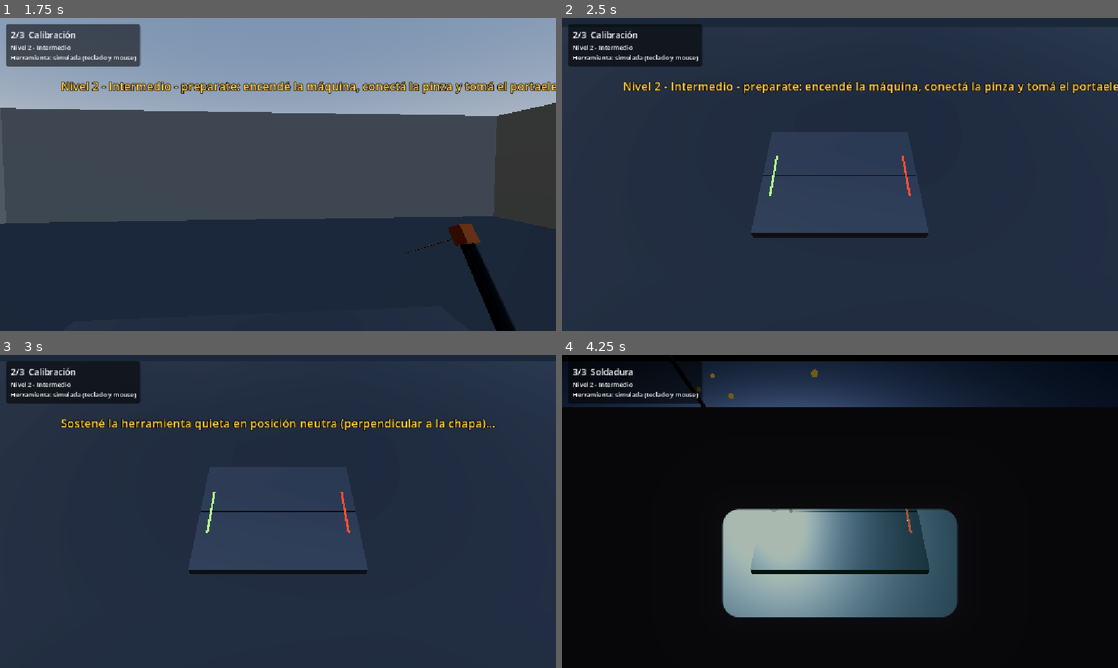
Above: before the commit, frames 1-4 (two rows, left to right).
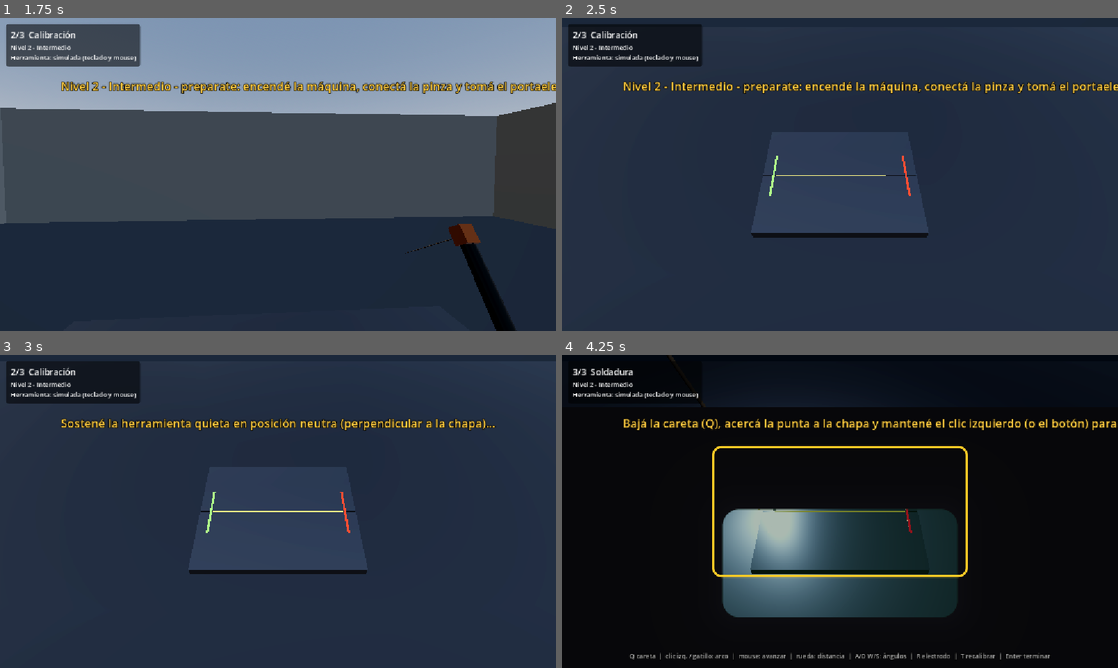
Above: after the commit, the same moments.

Repository: lucho-albanez/Trabajo_integrador_RV
Game: Godot game, scene res://tests/test_runner.tscn
Two runs of this game, one before a commit and one after it. Both use one fixed random seed, a clock stepped at 60 frames per second and the inputs below. This scene is started directly instead of the project's main scene.
Inputs (mouse positions are in pixels of both pictures, inside the frame that each line leads up to):
- Up to frame 1 (1.75 s): tap Enter (finish_exercise) at 0.5 s; move the mouse to (400, 158) at 0.52 s; press the mouse at (400, 158) at 0.53 s; hold D (right) 0.53-1.25 s; tap Space (jump) at 0.77 s; release the mouse at (400, 158) at 1.25 s; tap F (start_exercise) at 1.25 s; drag from (166, 190) to (250, 237) at 1.27 s
- Up to frame 2 (2.5 s): move the mouse to (851, 168) at 2.02 s; hold W (forward) from 2.03 s (still down); hold Ctrl (crouch) from 2.03 s (still down)
- Up to frame 3 (3 s): keep holding W (forward); move the mouse to (272, 517) at 2.77 s; release Ctrl (crouch) at 2.78 s; tap Enter (finish_exercise) at 2.85 s
- Up to frame 4 (4.25 s): keep holding W (forward); tap Space (jump) at 3.02, 3.77 s; tap Y (reset_yaw) at 3.5 s; move the mouse to (878, 514) at 3.52 s; hold E (interact) from 3.53 s (still down)

Frame 1 is identical in both runs. In frame 2, less than 0.1% of the frame differs, in the area x 38-59%, y 50-51%; in frame 3, 0.1%; in frame 4, 23%, in the area x 0-100%, y 2-98%.

Commit message:
ajuste de iluminacion del arco y retroalimentacion de posicion del electrodo

Diff:
--- a/simulacion_godot/trabajo-final-rv/Scenes/Coupon.tscn
+++ b/simulacion_godot/trabajo-final-rv/Scenes/Coupon.tscn
@@ -33,9 +33,19 @@
 material = SubResource("StandardMaterial3D_red")
 size = Vector3(0.0025, 0.0004, 0.06)
 
-[node name="Coupon" type="Node3D" node_paths=PackedStringArray("bead")]
+[sub_resource type="StandardMaterial3D" id="StandardMaterial3D_guide"]
+shading_mode = 0
+albedo_color = Color(1, 0.95, 0.3, 0.9)
+transparency = 1
+
+[sub_resource type="BoxMesh" id="BoxMesh_guide"]
+material = SubResource("StandardMaterial3D_guide")
+size = Vector3(0.15, 0.0002, 0.0007)
+
+[node name="Coupon" type="Node3D" node_paths=PackedStringArray("bead", "guide")]
 script = ExtResource("1_coupon")
 bead = NodePath("Bead")
+guide = NodePath("Guide")
 
 [node name="Plates" type="StaticBody3D" parent="."]
 collision_layer = 1
@@ -67,3 +77,7 @@
 
 [node name="Bead" type="MeshInstance3D" parent="."]
 script = ExtResource("2_bead")
+
+[node name="Guide" type="MeshInstance3D" parent="."]
+transform = Transform3D(1, 0, 0, 0, 1, 0, 0, 0, 1, 0, 0.0004, 0)
+mesh = SubResource("BoxMesh_guide")
--- a/simulacion_godot/trabajo-final-rv/Scenes/Main_scene.tscn
+++ b/simulacion_godot/trabajo-final-rv/Scenes/Main_scene.tscn
@@ -66,111 +66,111 @@
 material = SubResource("StandardMaterial3D_wall")
 size = Vector3(0.4, 3.5, 16)
 
-[node name="Exercise" type="Node3D" unique_id=1492890275]
+[node name="Exercise" type="Node3D" unique_id=1331032789]
 
-[node name="WorldEnvironment" type="WorldEnvironment" parent="." unique_id=1675619062 groups=["world_environment"]]
+[node name="WorldEnvironment" type="WorldEnvironment" parent="." unique_id=1394106439 groups=["world_environment"]]
 environment = SubResource("Environment_main")
 
-[node name="DirectionalLight3D" type="DirectionalLight3D" parent="." unique_id=1291602439]
+[node name="DirectionalLight3D" type="DirectionalLight3D" parent="." unique_id=619635773]
 transform = Transform3D(1, 0, 0, 0, 0.5, -0.866025, 0, 0.866025, 0.5, 0, 6, 0)
 light_color = Color(1, 0.95, 0.88, 1)
 shadow_enabled = true
 
-[node name="Room" type="Node3D" parent="." unique_id=423208968]
+[node name="Room" type="Node3D" parent="." unique_id=1891400636]
 
-[node name="Floor" type="StaticBody3D" parent="Room" unique_id=1104314321]
+[node name="Floor" type="StaticBody3D" parent="Room" unique_id=1698063309]
 transform = Transform3D(1, 0, 0, 0, 1, 0, 0, 0, 1, 0, -0.25, 0)
 collision_mask = 0
 
-[node name="CollisionShape3D" type="CollisionShape3D" parent="Room/Floor" unique_id=40735886]
+[node name="CollisionShape3D" type="CollisionShape3D" parent="Room/Floor" unique_id=48113274]
 shape = SubResource("BoxShape3D_Floor")
 
-[node name="Mesh" type="MeshInstance3D" parent="Room/Floor" unique_id=959785614]
+[node name="Mesh" type="MeshInstance3D" parent="Room/Floor" unique_id=1369235357]
 mesh = SubResource("BoxMesh_Floor")
 
-[node name="WallN" type="StaticBody3D" parent="Room" unique_id=344508989]
+[node name="WallN" type="StaticBody3D" parent="Room" unique_id=351806176]
 transform = Transform3D(1, 0, 0, 0, 1, 0, 0, 0, 1, 0, 1.75, 8.2)
 collision_mask = 0
 
-[node name="CollisionShape3D" type="CollisionShape3D" parent="Room/WallN" unique_id=2071904167]
+[node name="CollisionShape3D" type="CollisionShape3D" parent="Room/WallN" unique_id=652400822]
 shape = SubResource("BoxShape3D_WallN")
 
-[node name="Mesh" type="MeshInstance3D" parent="Room/WallN" unique_id=2093554619]
+[node name="Mesh" type="MeshInstance3D" parent="Room/WallN" unique_id=1070187571]
 mesh = SubResource("BoxMesh_WallN")
 
-[node name="WallS" type="StaticBody3D" parent="Room" unique_id=1409009688]
+[node name="WallS" type="StaticBody3D" parent="Room" unique_id=1136654359]
 transform = Transform3D(1, 0, 0, 0, 1, 0, 0, 0, 1, 0, 1.75, -8.2)
 collision_mask = 0
 
-[node name="CollisionShape3D" type="CollisionShape3D" parent="Room/WallS" unique_id=1432705882]
+[node name="CollisionShape3D" type="CollisionShape3D" parent="Room/WallS" unique_id=450144509]
 shape = SubResource("BoxShape3D_WallS")
 
-[node name="Mesh" type="MeshInstance3D" parent="Room/WallS" unique_id=2100545154]
+[node name="Mesh" type="MeshInstance3D" parent="Room/WallS" unique_id=196867107]
 mesh = SubResource("BoxMesh_WallS")
 
-[node name="WallE" type="StaticBody3D" parent="Room" unique_id=749640787]
+[node name="WallE" type="StaticBody3D" parent="Room" unique_id=1934350421]
 transform = Transform3D(1, 0, 0, 0, 1, 0, 0, 0, 1, 8.2, 1.75, 0)
 collision_mask = 0
 
-[node name="CollisionShape3D" type="CollisionShape3D" parent="Room/WallE" unique_id=14066664]
+[node name="CollisionShape3D" type="CollisionShape3D" parent="Room/WallE" unique_id=1056926998]
 shape = SubResource("BoxShape3D_WallE")
 
-[node name="Mesh" type="MeshInstance3D" parent="Room/WallE" unique_id=58363857]
+[node name="Mesh" type="MeshInstance3D" parent="Room/WallE" unique_id=1933126028]
 mesh = SubResource("BoxMesh_WallE")
 
-[node name="WallW" type="StaticBody3D" parent="Room" unique_id=1186306346]
+[node name="WallW" type="StaticBody3D" parent="Room" unique_id=1922289003]
 transform = Transform3D(1, 0, 0, 0, 1, 0, 0, 0, 1, -8.2, 1.75, 0)
 collision_mask = 0
 
-[node name="CollisionShape3D" type="CollisionShape3D" parent="Room/WallW" unique_id=2083283842]
+[node name="CollisionShape3D" type="CollisionShape3D" parent="Room/WallW" unique_id=203631346]
 shape = SubResource("BoxShape3D_WallW")
 
-[node name="Mesh" type="MeshInstance3D" parent="Room/WallW" unique_id=860141016]
+[node name="Mesh" type="MeshInstance3D" parent="Room/WallW" unique_id=1315333102]
 mesh = SubResource("BoxMesh_WallW")
 
-[node name="TableMachine" parent="." unique_id=1575364154 instance=ExtResource("5_table")]
+[node name="TableMachine" parent="." unique_id=1042698935 instance=ExtResource("5_table")]
 transform = Transform3D(1, 0, 0, 0, 1, 0, 0, 0, 1, -3, 0, 2)
 
-[node name="TableWork" parent="." unique_id=542852840 instance=ExtResource("5_table")]
+[node name="TableWork" parent="." unique_id=262717572 instance=ExtResource("5_table")]
 transform = Transform3D(1, 0, 0, 0, 1, 0, 0, 0, 1, 0, 0, 2)
 
-[node name="Coupon" parent="." unique_id=117206350 instance=ExtResource("6_coupon")]
+[node name="Coupon" parent="." unique_id=1214910704 instance=ExtResource("6_coupon")]
 transform = Transform3D(-1, 0, 0, 0, 1, 0, 0, 0, -1, 0, 0.91, 2)
 
-[node name="WeldingSpot" parent="." unique_id=1918721138 instance=ExtResource("7_spot")]
+[node name="WeldingSpot" parent="." unique_id=1457512944 instance=ExtResource("7_spot")]
 transform = Transform3D(1, 0, 0, 0, 1, 0, 0, 0, 1, 0, 0, 1.35)
 
-[node name="WeldingMachine" parent="." unique_id=2089078012 instance=ExtResource("2_machine")]
+[node name="WeldingMachine" parent="." unique_id=1350485109 instance=ExtResource("2_machine")]
 transform = Transform3D(-1, 0, 0, 0, 1, 0, 0, 0, -1, -3.5, 1.1255, 2)
 
-[node name="GroundClamp" parent="." unique_id=225938480 instance=ExtResource("4_clamp")]
+[node name="GroundClamp" parent="." unique_id=933413573 instance=ExtResource("4_clamp")]
 transform = Transform3D(0, 0, 1, 0, 1, 0, -1, 0, 0, -2.3, 0.93, 1.85)
 
-[node name="ElectrodeHolder" parent="." unique_id=567829816 instance=ExtResource("3_holder")]
+[node name="ElectrodeHolder" parent="." unique_id=759443394 instance=ExtResource("3_holder")]
 transform = Transform3D(0, 1, 0, -1, 0, 0, 0, 0, 1, -2.7, 0.96, 2.1)
 
-[node name="Player" parent="." unique_id=354801996 instance=ExtResource("1_player")]
+[node name="Player" parent="." unique_id=1607863173 instance=ExtResource("1_player")]
 transform = Transform3D(-1, 0, 0, 0, 1, 0, 0, 0, -1, -1.2, 0.02, 0.3)
 
-[node name="CableElectrode" type="MeshInstance3D" parent="." unique_id=1067163366 node_paths=PackedStringArray("start_node", "end_node")]
+[node name="CableElectrode" type="MeshInstance3D" parent="." unique_id=1160832328 node_paths=PackedStringArray("start_node", "end_node")]
 script = ExtResource("8_cable")
 start_node = NodePath("../WeldingMachine/FrontPanel/TerminalPos")
 end_node = NodePath("../ElectrodeHolder/CablePoint")
 sag_factor = 0.4
 cable_color = Color(0.85, 0.35, 0.05, 1)
 
-[node name="CableGround" type="MeshInstance3D" parent="." unique_id=1959598583 node_paths=PackedStringArray("start_node", "end_node")]
+[node name="CableGround" type="MeshInstance3D" parent="." unique_id=1428419617 node_paths=PackedStringArray("start_node", "end_node")]
 script = ExtResource("8_cable")
 start_node = NodePath("../WeldingMachine/FrontPanel/TerminalNeg")
 end_node = NodePath("../GroundClamp/CablePoint")
 
-[node name="Hud" type="CanvasLayer" parent="." unique_id=438635695]
+[node name="Hud" type="CanvasLayer" parent="." unique_id=1037078247]
 script = ExtResource("9_hud")
 
-[node name="ReportWindow" type="CanvasLayer" parent="." unique_id=1684805682]
+[node name="ReportWindow" type="CanvasLayer" parent="." unique_id=1732347680]
 script = ExtResource("10_report")
 
-[node name="ExerciseController" type="Node" parent="." unique_id=302040206 node_paths=PackedStringArray("player", "machine", "ground_clamp", "holder", "spot", "coupon", "hud", "report_window")]
+[node name="ExerciseController" type="Node" parent="." unique_id=1721925640 node_paths=PackedStringArray("player", "machine", "ground_clamp", "holder", "spot", "coupon", "hud", "report_window")]
 script = ExtResource("11_controller")
 player = NodePath("../Player")
 machine = NodePath("../WeldingMachine")
--- a/simulacion_godot/trabajo-final-rv/Scripts/ui/hud.gd
+++ b/simulacion_godot/trabajo-final-rv/Scripts/ui/hud.gd
@@ -36,6 +36,11 @@
 var _amps_label: Label
 var _progress_bar: ProgressBar
 var _progress_label: Label
+var _guide_panel: PanelContainer
+var _guide_frame: Panel
+var _guide_frame_style: StyleBoxFlat
+var _guide_swatches: Dictionary = {}
+var _guide_hints: Dictionary = {}
 var _pause_panel: Control
 var _message_tween: Tween
 var _status_timer: float = 0.0
@@ -43,7 +48,7 @@
 
 func _ready() -> void:
 	process_mode = Node.PROCESS_MODE_ALWAYS
-	layer = 10
+	layer = 25  # por encima de la careta (20): los mensajes deben verse con ella baja
 	_build()
 	Events.hud_message.connect(show_message)
 
@@ -149,6 +154,40 @@
 	_travel_gauge.set_value(travel)
 
 
+## Colores de estado de los indicadores guiados.
+static func state_color(state: int) -> Color:
+	match state:
+		0:
+			return Color(0.2, 0.85, 0.35)
+		1:
+			return Color(1.0, 0.8, 0.15)
+		2:
+			return Color(0.95, 0.2, 0.2)
+	return Color(0.5, 0.5, 0.55)
+
+
+func set_guides_visible(value: bool) -> void:
+	var on := value and level != null and level.show_color_guides
+	_guide_panel.visible = on
+	_guide_frame.visible = on
+
+
+## tiles: Array de {key: String, state: int (0 ok, 1 límite, 2 mal, 3 sin dato), hint: String}.
+## El marco toma el color del peor estado.
+func update_guides(tiles: Array) -> void:
+	var worst := 0
+	for t in tiles:
+		var d: Dictionary = t
+		var key: String = d["key"]
+		var st: int = d["state"]
+		if _guide_swatches.has(key):
+			(_guide_swatches[key] as ColorRect).color = state_color(st)
+			(_guide_hints[key] as Label).text = String(d["hint"])
+		if st != 3:
+			worst = maxi(worst, st)
+	_guide_frame_style.border_color = state_color(worst)
+
+
 func set_arc_state(text: String, color: Color) -> void:
 	_arc_state_label.text = text
 	_arc_state_label.add_theme_color_override("font_color", color)
@@ -241,7 +280,49 @@
 	_progress_label = _label(br_box, 13)
 	_progress_bar = _bar(br_box)
 
+	_build_guides(root)
 	_build_pause(root)
+
+
+func _build_guides(root: Control) -> void:
+	# Marco alrededor del visor: verde/amarillo/rojo según la técnica.
+	_guide_frame = Panel.new()
+	_guide_frame.mouse_filter = Control.MOUSE_FILTER_IGNORE
+	_guide_frame_style = StyleBoxFlat.new()
+	_guide_frame_style.bg_color = Color(0, 0, 0, 0)
+	_guide_frame_style.set_border_width_all(5)
+	_guide_frame_style.set_corner_radius_all(18)
+	_guide_frame_style.border_color = state_color(3)
+	_guide_frame.add_theme_stylebox_override("panel", _guide_frame_style)
+	_guide_frame.anchor_left = 0.27
+	_guide_frame.anchor_right = 0.73
+	_guide_frame.anchor_top = 0.29
+	_guide_frame.anchor_bottom = 0.71
+	_guide_frame.visible = false
+	root.add_child(_guide_frame)
+
+	_guide_panel = _panel(root, Control.PRESET_CENTER_RIGHT, Vector2(-250.0, -90.0))
+	var box := VBoxContainer.new()
+	box.add_theme_constant_override("separation", 6)
+	_guide_panel.add_child(box)
+	for entry in [["gap", "Distancia"], ["work", "Áng. de trabajo"], ["travel", "Áng. de avance"], ["speed", "Velocidad"]]:
+		var key: String = entry[0]
+		var row := HBoxContainer.new()
+		row.add_theme_constant_override("separation", 8)
+		box.add_child(row)
+		var sw := ColorRect.new()
+		sw.custom_minimum_size = Vector2(22.0, 22.0)
+		sw.color = state_color(3)
+		row.add_child(sw)
+		var col := VBoxContainer.new()
+		row.add_child(col)
+		var title := _label(col, 13)
+		title.text = String(entry[1])
+		var hint := _label(col, 12)
+		hint.add_theme_color_override("font_color", Color(0.8, 0.8, 0.8))
+		_guide_swatches[key] = sw
+		_guide_hints[key] = hint
+	_guide_panel.visible = false
 
 
 func _build_pause(root: Control) -> void:
--- a/simulacion_godot/trabajo-final-rv/Scripts/ui/mask_hud.gd
+++ b/simulacion_godot/trabajo-final-rv/Scripts/ui/mask_hud.gd
@@ -8,7 +8,7 @@
 ## * Careta levantada con arco: destello cegador y aviso de seguridad.
 
 const DROP_TIME := 0.25
-const EXPOSURE_DARK := 0.12
+const EXPOSURE_DARK := 0.3
 const EXPOSURE_LIGHT_LENS := 0.7
 
 const SHADER_PATH := "res://Shaders/welding_mask.gdshader"
--- a/simulacion_godot/trabajo-final-rv/Scripts/welding/arc_vfx.gd
+++ b/simulacion_godot/trabajo-final-rv/Scripts/welding/arc_vfx.gd
@@ -25,8 +25,8 @@
 func _ready() -> void:
 	_build_light()
 	_build_glow()
-	_sparks = _build_particles(80, 0.55, 2.0, 5.0, 55.0, 0.0035, Color(1.0, 0.85, 0.4))
-	_spatter = _build_particles(14, 0.9, 0.8, 2.2, 80.0, 0.0055, Color(1.0, 0.55, 0.15))
+	_sparks = _build_particles(10, 0.35, 0.5, 1.5, 50.0, 0.0012, Color(1.0, 0.85, 0.4))
+	_spatter = _build_particles(3, 0.5, 0.3, 0.9, 70.0, 0.0018, Color(1.0, 0.55, 0.15))
 	_build_audio()
 	set_active(false, 2.5, 110.0)
 
@@ -65,7 +65,7 @@
 	if not _active:
 		return
 	var flicker := 0.75 + randf() * 0.5
-	_light.light_energy = 14.0 * _intensity * flicker
+	_light.light_energy = 1.6 * _intensity * flicker
 	var s := (0.8 + randf() * 0.5) * _intensity
 	_glow.scale = Vector3.ONE * s
 
@@ -73,24 +73,24 @@
 func _build_light() -> void:
 	_light = OmniLight3D.new()
 	_light.light_color = Color(0.72, 0.84, 1.0)
-	_light.omni_range = 2.5
+	_light.omni_range = 0.5
 	_light.omni_attenuation = 1.4
-	_light.shadow_enabled = true
+	_light.shadow_enabled = false
 	add_child(_light)
 
 
 func _build_glow() -> void:
 	_glow = MeshInstance3D.new()
 	var sphere := SphereMesh.new()
-	sphere.radius = 0.006
-	sphere.height = 0.012
+	sphere.radius = 0.0022
+	sphere.height = 0.0044
 	_glow.mesh = sphere
 	var mat := StandardMaterial3D.new()
 	mat.shading_mode = BaseMaterial3D.SHADING_MODE_UNSHADED
 	mat.albedo_color = Color(0.85, 0.92, 1.0)
 	mat.emission_enabled = true
 	mat.emission = Color(0.8, 0.9, 1.0)
-	mat.emission_energy_multiplier = 30.0
+	mat.emission_energy_multiplier = 6.0
 	_glow.material_override = mat
 	_glow.cast_shadow = GeometryInstance3D.SHADOW_CASTING_SETTING_OFF
 	add_child(_glow)
@@ -124,7 +124,7 @@
 	mat.albedo_color = color
 	mat.emission_enabled = true
 	mat.emission = color
-	mat.emission_energy_multiplier = 6.0
+	mat.emission_energy_multiplier = 2.0
 	quad.material = mat
 	p.draw_pass_1 = quad
 	add_child(p)
--- a/simulacion_godot/trabajo-final-rv/Scripts/welding/exercise_controller.gd
+++ b/simulacion_godot/trabajo-final-rv/Scripts/welding/exercise_controller.gd
@@ -73,6 +73,7 @@
 	add_child(_vfx)
 
 	hud.setup(level)
+	coupon.set_guide_visible(level.show_color_guides)
 	hud.pause_requested.connect(_set_paused.bind(true))
 	hud.resume_requested.connect(_set_paused.bind(false))
 	hud.restart_requested.connect(func() -> void: Game.start_level(level.id))
@@ -165,10 +166,13 @@
 		State.WELDING:
 			hud.set_phase("3/3  Soldadura")
 			hud.set_gauges_visible(true)
+			hud.set_guides_visible(true)
+			coupon.set_guide_visible(level.show_color_guides)
 			hud.set_help("Q careta  |  clic izq. / gatillo: arco  |  mouse: avanzar  |  rueda: distancia  |  A/D W/S: ángulos  |  R electrodo  |  T recalibrar  |  Enter terminar")
 		State.FINISHED:
 			hud.set_phase("Ejercicio finalizado")
 			hud.set_gauges_visible(false)
+			hud.set_guides_visible(false)
 			hud.set_help("")
 	state_changed.emit(state)
 
@@ -296,6 +300,8 @@
 	hud.set_amperage(_current_a, true)
 	hud.set_electrode(holder.remaining_fraction(), holder.length_mm, holder.electrodes_used)
 	hud.set_progress(clampf(_s_mm / coupon.seam_length_mm, 0.0, 1.0), coupon.bead.coverage())
+
+	hud.update_guides(_guide_tiles(gap))
 
 	match arc.state:
 		ArcSimulator.State.ARCING:
@@ -321,6 +327,58 @@
 		hud.set_prompt("")
 
 
+## Estado de un valor frente a una banda: 0 óptimo, 1 tolerable, 2 fuera de límites.
+static func _band_state(x: float, band: Vector4) -> int:
+	if x >= band.x and x <= band.y:
+		return 0
+	if x >= band.z and x <= band.w:
+		return 1
+	return 2
+
+
+func _guide_tiles(gap: float) -> Array:
+	var tiles: Array = []
+	# Distancia punta-chapa
+	if is_finite(gap):
+		var st := _band_state(gap, level.arc_length_band)
+		var hint := "Correcta"
+		if gap < level.arc_length_band.x:
+			hint = "Alejá la punta"
+		elif gap > level.arc_length_band.y:
+			hint = "Acercá la punta"
+		tiles.append({"key": "gap", "state": st, "hint": "%s (%.1f mm)" % [hint, gap]})
+	else:
+		tiles.append({"key": "gap", "state": 2, "hint": "Sin lectura"})
+	# Ángulo de trabajo
+	var wst := _band_state(_angles.x, level.work_band)
+	var whint := "Correcto"
+	if _angles.x < level.work_band.x:
+		whint = "Inclinar hacia el otro lado"
+	elif _angles.x > level.work_band.y:
+		whint = "Enderezar el electrodo"
+	tiles.append({"key": "work", "state": wst, "hint": "%s (%+.0f°)" % [whint, _angles.x]})
+	# Ángulo de avance
+	var tst := _band_state(_angles.y, level.travel_band)
+	var thint := "Correcto"
+	if _angles.y < level.travel_band.x:
+		thint = "Arrastrar más"
+	elif _angles.y > level.travel_band.y:
+		thint = "Inclinar menos"
+	tiles.append({"key": "travel", "state": tst, "hint": "%s (%.0f°)" % [thint, _angles.y]})
+	# Velocidad (solo con el arco encendido)
+	if arc.state == ArcSimulator.State.ARCING and arc.time_in_arc >= SPEED_VALID_AFTER_S:
+		var sst := _band_state(_speed_smooth, level.speed_band)
+		var shint := "Correcta"
+		if _speed_smooth < level.speed_band.x:
+			shint = "Más rápido"
+		elif _speed_smooth > level.speed_band.y:
+			shint = "Más lento"
+		tiles.append({"key": "speed", "state": sst, "hint": "%s (%.1f mm/s)" % [shint, _speed_smooth]})
+	else:
+		tiles.append({"key": "speed", "state": 3, "hint": "Sin arco"})
+	return tiles
+
+
 func _step_welding(delta: float) -> void:
 	_weld_time += delta
 
--- a/simulacion_godot/trabajo-final-rv/Scripts/welding/level_config.gd
+++ b/simulacion_godot/trabajo-final-rv/Scripts/welding/level_config.gd
@@ -22,6 +22,8 @@
 var show_arc_gauge: bool = true
 var show_speed_gauge: bool = true
 var show_angle_gauges: bool = true
+## Indicadores de color verde/amarillo/rojo (distancia, ángulos y velocidad).
+var show_color_guides: bool = true
 
 # --- Bandas de tolerancia ---
 var arc_length_band: Vector4    # mm
@@ -73,6 +75,7 @@
 			c.display_name = "Nivel 3 - Avanzado (examen)"
 			c.summary = "Sin ayudas: solo señales físicas, sonoras y hápticas. Tolerancias estrictas."
 			c.show_checklist = false
+			c.show_color_guides = false
 			c.show_current_hint = false
 			c.show_arc_gauge = false
 			c.show_speed_gauge = false
--- a/simulacion_godot/trabajo-final-rv/Scripts/welding/weld_bead.gd
+++ b/simulacion_godot/trabajo-final-rv/Scripts/welding/weld_bead.gd
@@ -9,7 +9,7 @@
 
 const SPACING_MM := 1.0
 const PROFILE_POINTS := 9
-const COOL_TIME_S := 6.0
+const COOL_TIME_S := 2.5
 const REBUILD_INTERVAL_S := 0.05
 const BASE_LIFT_M := 0.0002
 const SHADER_PATH := "res://Shaders/weld_bead.gdshader"
--- a/simulacion_godot/trabajo-final-rv/Scripts/world/coupon.gd
+++ b/simulacion_godot/trabajo-final-rv/Scripts/world/coupon.gd
@@ -14,6 +14,8 @@
 ## Ancho de cada chapa (desde la junta hasta el borde).
 @export var plate_half_width_mm: float = 75.0
 @export var bead: WeldBead
+## Línea guía sobre el eje de la junta (ayuda visual de los niveles guiados).
+@export var guide: MeshInstance3D
 
 
 func _ready() -> void:
@@ -43,3 +45,8 @@
 ## Versor "avance" de la junta en coordenadas globales.
 func travel_direction_global() -> Vector3:
 	return global_transform.basis.x.normalized()
+
+
+func set_guide_visible(value: bool) -> void:
+	if guide != null:
+		guide.visible = value
--- a/simulacion_godot/trabajo-final-rv/Shaders/weld_bead.gdshader
+++ b/simulacion_godot/trabajo-final-rv/Shaders/weld_bead.gdshader
@@ -8,7 +8,7 @@
 uniform vec3 metal_color : source_color = vec3(0.34, 0.34, 0.36);
 uniform vec3 oxide_color : source_color = vec3(0.16, 0.14, 0.24);
 uniform vec3 glow_color : source_color = vec3(1.0, 0.42, 0.07);
-uniform float glow_strength = 5.0;
+uniform float glow_strength = 1.2;
 
 void fragment() {
 	float t = clamp(COLOR.r, 0.0, 1.0);
